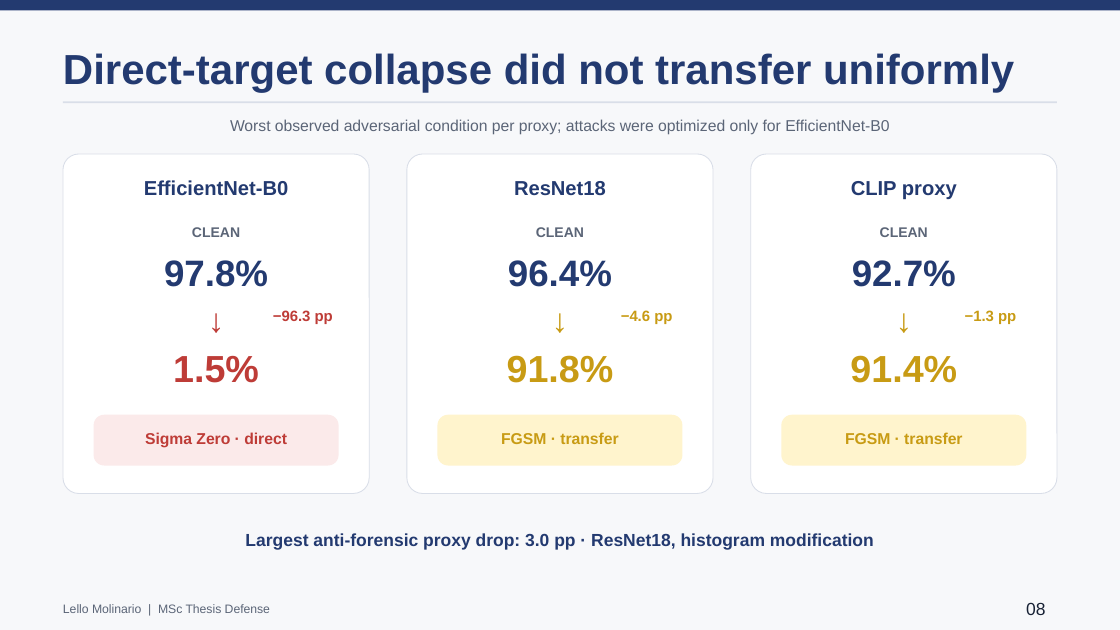
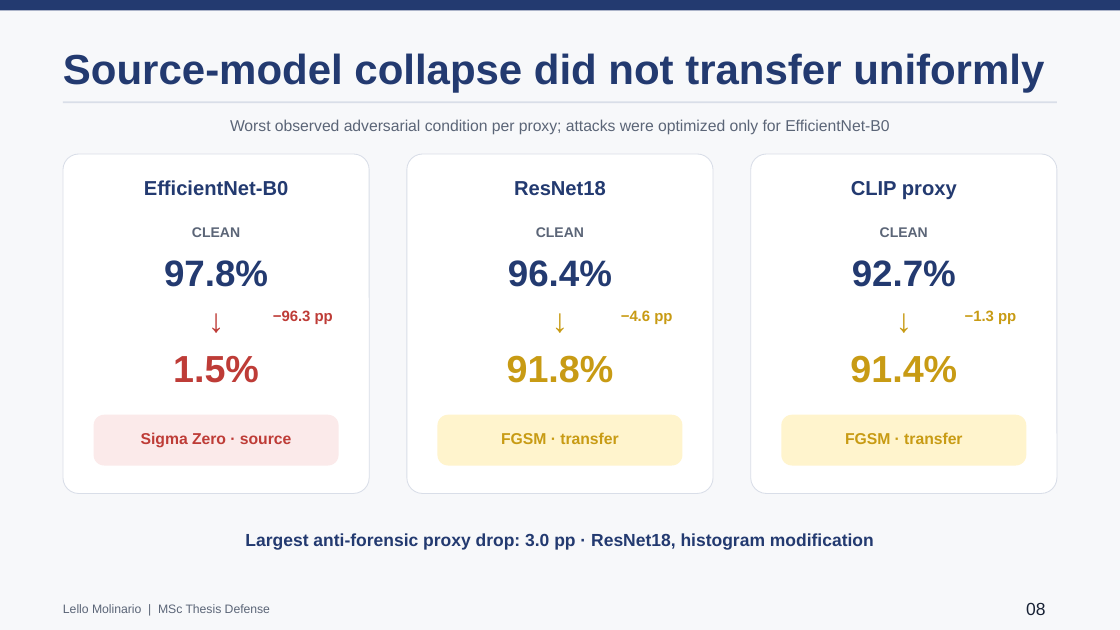
Before and after one commit to lmolinario/Molinario_Thesis_Defense_2026, a slide deck: slide 8 of Molinario_Thesis_Defense_2026.pptx. Drawn at 1120x630 pixels with LibreOffice and Linux fonts; fonts in the diff are those of the drawing. Boxes give left, top, right and bottom in pixels: in the first picture for what was removed or moved away, otherwise in the second. Text is boxed around its words. In the diff, an @@ line names an element or a change of style, - is before the commit and + after.

```diff
--- a/Molinario_Thesis_Defense_2026.pptx
+++ b/Molinario_Thesis_Defense_2026.pptx
@@ text at (63,53,1044,92): text changed @@
-Direct-target collapse did not transfer uniformly
+Source-model collapse did not transfer uniformly
@@ text at (141,432,291,448): text changed @@
-Sigma Zero · direct
+Sigma Zero · source
```
Also in this commit, not shown: 9 other slides changed, 2 other files.
